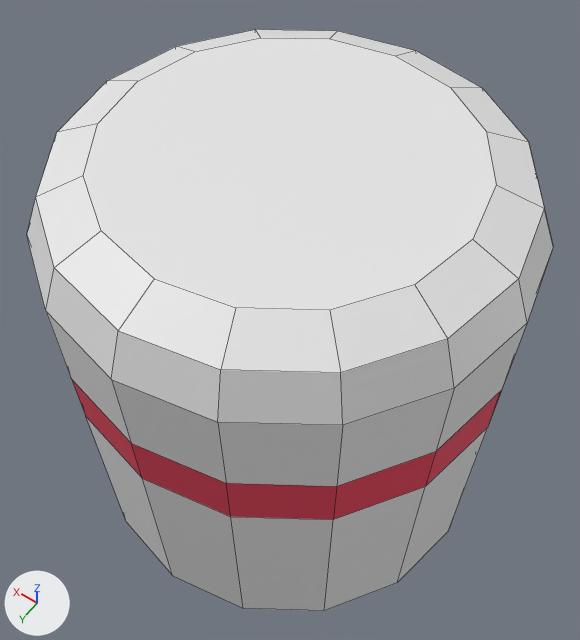
The FBX model Oasen World/Assets/Models/WindputTop.fbx as it was, and as the next commit left it.
Both versions are drawn from a camera (50 mm lens) standing at (-1.37, 1.92, 7.11) and looking at (0.0, -0.01, 4.07). Lighting does not change. The marker at lower left points along +X, +Y and +Z. Mesh edges are drawn as thin lines.
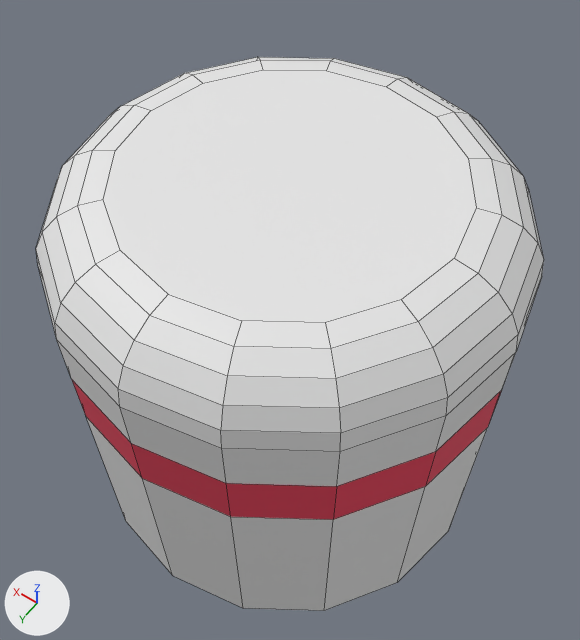
Boxes (x1, y1, x2, y2) around the edits, measured in the pictures (580 x 640 px):
'Cylinder.001', reshaped
    before: (27, 29, 553, 611)
    after: (36, 57, 544, 611)
part 1 of me_cylinder_002, built on
    before: (27, 29, 553, 486)
    after: (36, 57, 544, 486)

The edits, one by one:
me_cylinder_002 is used by ob_cylinder_001; location (0.0, 0.0, 0.0).
me_cylinder_002 had 96 vertices, 82 faces and spanned x -1.04..1.04, y -1.04..1.04, z 3.03..5.11.
me_cylinder_002 now has 144 vertices, 130 faces and spans x -1.04..1.04, y -1.04..1.04, z 3.03..4.98.
Part 1, on me_cylinder_002:
16 vertices are removed from x -0.77..0.77, y -0.77..0.77, z 5.11.
17 faces are deleted.
16 vertices in x -1.04..1.04, y -1.04..1.04, z 4.84 move by (0.0, 0.0, -0.17).
16 vertices move from x -0.96..0.96, y -0.96..0.96, z 5.03 to x -1.02..1.02, y -1.02..1.02, z 4.76.
64 vertices are added at x -0.98..0.98, y -0.98..0.98, z 4.85..4.98.
65 new faces join them, mat_material_001 (white #e7e7e7).
